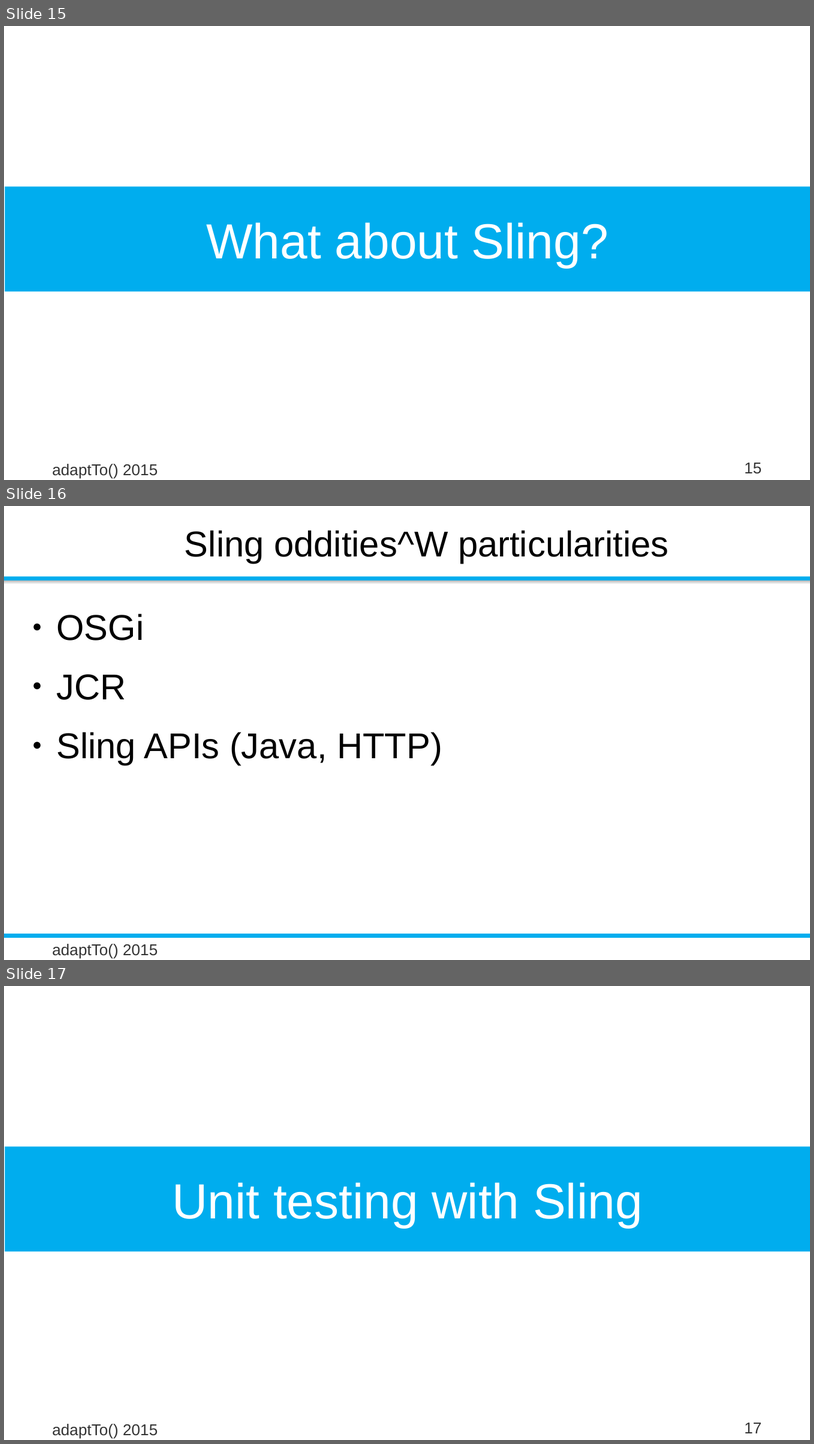
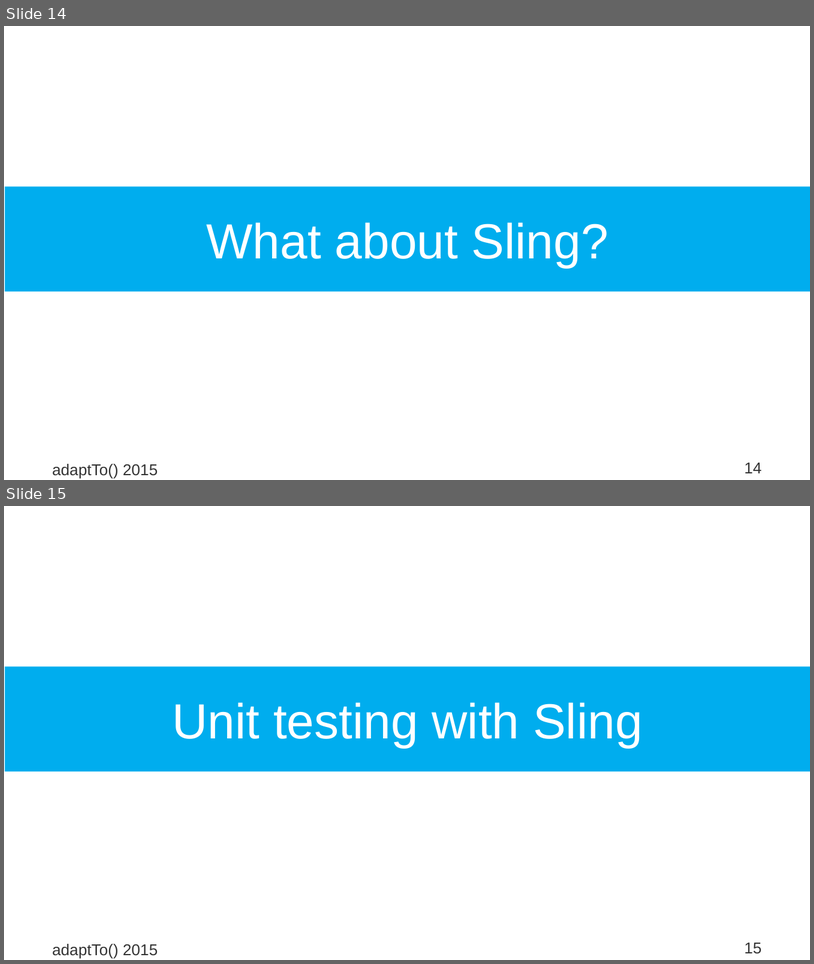
Before and after one commit to rombert/talks, a slide deck: adaptTo2015/How_Do_I_Test_My_Sling_Application-Robert_Munteanu_unedited.odp. Shown one above the other, each under a label of ours: slides 15, 16 and 17 before the commit, slides 14 and 15 after it. The pictures are 814x1444 and 814x964 pixels, drawn with LibreOffice and Linux fonts; fonts in the diff are those of the drawing; background and template pictures are left out. Boxes give left, top, right and bottom in pixels: in the first picture for what was removed or moved away, otherwise in the second. Text is boxed around its words. In the diff, an @@ line names an element or a change of style, - is before the commit and + after.

Commit message:
adaptTo2015: presentation checkpoint

```diff
--- a/adaptTo2015/How_Do_I_Test_My_Sling_Application-Robert_Munteanu_unedited.odp
+++ b/adaptTo2015/How_Do_I_Test_My_Sling_Application-Robert_Munteanu_unedited.odp
@@ slide 16 removed at (4, 506, 810, 960), background #FFFFFF @@
@@ title removed at (185, 530, 669, 563) @@
-Sling oddities^W particularities
@@ rectangle removed at (4, 576, 810, 580) @@
@@ rectangle removed at (4, 580, 810, 584) @@
@@ text removed at (56, 613, 443, 765) @@
-● OSGi
-● JCR
-● Sling APIs (Java, HTTP)
@@ rectangle removed at (4, 933, 810, 937) @@
@@ text removed at (52, 943, 158, 958) @@
-adaptTo() 2015
@@ what was slide 15 is now slide 14 @@
@@ page number at (744, 462, 762, 473): text changed @@
-15
+14
@@ what was slide 17 is now slide 15 @@
@@ page number at (744, 942, 762, 954): text changed @@
-17
+15
```
Also in this commit, not shown: 4 slides changed, 2 slides added, 1 other slide removed, 1 other file.
